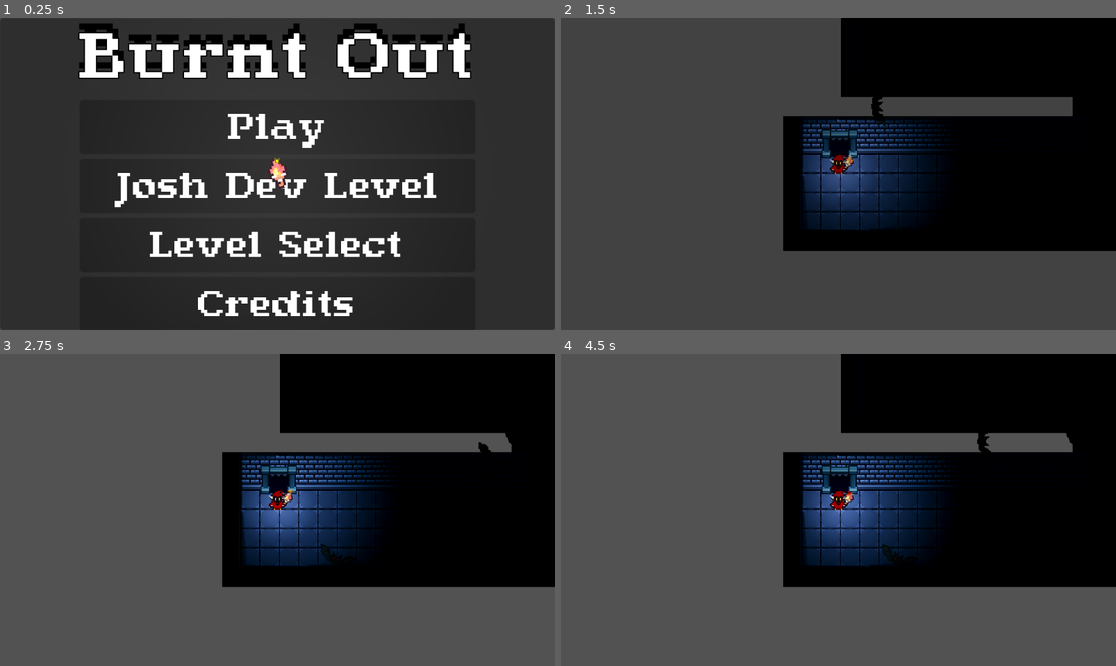
Above: before the commit, frames 1-4 (two rows, left to right).
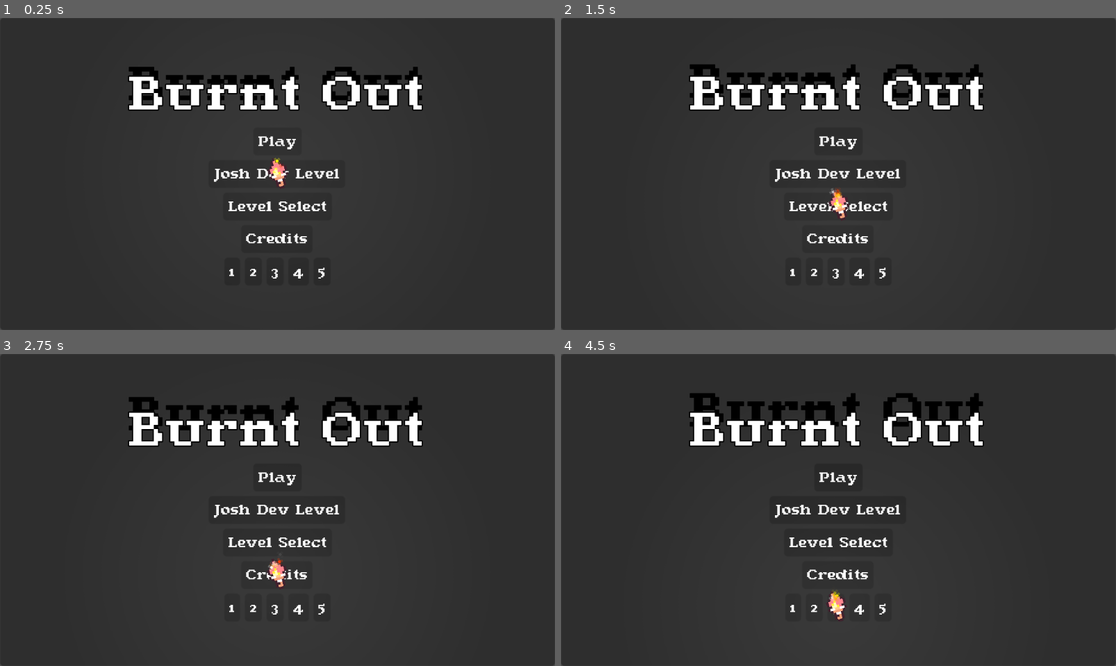
Above: after the commit, the same moments.

Repository: Utilityman/ZenoJam1
Game: Godot game, scene res://main.tscn
Two runs of this game, one before a commit and one after it. Both use one fixed random seed, a clock stepped at 60 frames per second and the inputs below. Sound files missing from this copy of the repository are replaced by a short silence.
Inputs (mouse positions are in pixels of both pictures, inside the frame that each line leads up to):
- Up to frame 1 (0.25 s): no input
- Up to frame 2 (1.5 s): click "Josh Dev Level" at 0.5 s; click (838, 205) at 1.25 s, where only the run after the commit has a clickable "Level Select"
- Up to frame 3 (2.75 s): click (277, 575) at 2 s, where only the run after the commit has a clickable "Credits"
- Up to frame 4 (4.5 s): click (794, 606) at 2.75 s, where only the run after the commit has a clickable "1"; click (816, 606) at 3.5 s, where only the run after the commit has a clickable "2"; click (838, 606) at 4.25 s, where only the run after the commit has a clickable "3"

The runs differ from the first frame. In frame 1, 16% of the frame differs, in the area x 14-85%, y 1-96%; in frame 2, 41%; in frame 3, 99%, in the area x 0-100%, y 0-100%; in frame 4, 99%.

Commit message:
main menu stuffs

Diff:
--- /dev/null
+++ b/level_select_button.gd
@@ -0,0 +1,15 @@
+class_name LevelSelectButton extends Button
+
+@export var level_to_load: PackedScene
+
+# Called when the node enters the scene tree for the first time.
+func _ready() -> void:
+	pressed.connect(_on_button_pressed)
+
+func _on_button_pressed ():
+	if level_to_load: SceneTransition.change_scene(level_to_load)
+
+
+# Called every frame. 'delta' is the elapsed time since the previous frame.
+func _process(delta: float) -> void:
+	pass
--- a/main.tscn
+++ b/main.tscn
@@ -29,6 +29,98 @@
 grow_horizontal = 2
 grow_vertical = 2
 
+[node name="MainAnchor" type="VBoxContainer" parent="Panel"]
+layout_mode = 1
+anchors_preset = 8
+anchor_left = 0.5
+anchor_top = 0.5
+anchor_right = 0.5
+anchor_bottom = 0.5
+offset_left = -20.0
+offset_top = -20.0
+offset_right = 20.0
+offset_bottom = 20.0
+grow_horizontal = 2
+grow_vertical = 2
+
+[node name="TitleLabel" type="Label" parent="Panel/MainAnchor"]
+unique_name_in_owner = true
+layout_mode = 2
+theme_override_colors/font_shadow_color = Color(0, 0, 0, 1)
+theme_override_colors/font_outline_color = Color(0, 0, 0, 1)
+theme_override_constants/shadow_offset_x = -4
+theme_override_constants/shadow_offset_y = -4
+theme_override_constants/outline_size = 4
+theme_override_font_sizes/font_size = 48
+text = "Burnt Out"
+horizontal_alignment = 1
+vertical_alignment = 1
+
+[node name="CoreMenu" type="VBoxContainer" parent="Panel/MainAnchor"]
+layout_mode = 2
+
+[node name="PlayButton" type="Button" parent="Panel/MainAnchor/CoreMenu"]
+unique_name_in_owner = true
+layout_mode = 2
+size_flags_horizontal = 4
+theme_override_font_sizes/font_size = 14
+text = "Play"
+
+[node name="JoshLevel" type="Button" parent="Panel/MainAnchor/CoreMenu"]
+unique_name_in_owner = true
+layout_mode = 2
+size_flags_horizontal = 4
+theme_override_font_sizes/font_size = 14
+text = "Josh Dev Level"
+
+[node name="LevelSelect" type="Button" parent="Panel/MainAnchor/CoreMenu"]
+layout_mode = 2
+size_flags_horizontal = 4
+theme_override_font_sizes/font_size = 14
+text = "Level Select"
+
+[node name="CreditsButton" type="Button" parent="Panel/MainAnchor/CoreMenu"]
+layout_mode = 2
+size_flags_horizontal = 4
+theme_override_font_sizes/font_size = 14
+text = "Credits"
+
+[node name="LevelSelect" type="VBoxContainer" parent="Panel/MainAnchor"]
+layout_mode = 2
+size_flags_horizontal = 4
+
+[node name="HBoxContainer" type="HBoxContainer" parent="Panel/MainAnchor/LevelSelect"]
+layout_mode = 2
+
+[node name="Level1" type="Button" parent="Panel/MainAnchor/LevelSelect/HBoxContainer"]
+layout_mode = 2
+theme_override_font_sizes/font_size = 14
+text = "1
+"
+
+[node name="Level2" type="Button" parent="Panel/MainAnchor/LevelSelect/HBoxContainer"]
+layout_mode = 2
+theme_override_font_sizes/font_size = 14
+text = "2
+"
+
+[node name="Level3" type="Button" parent="Panel/MainAnchor/LevelSelect/HBoxContainer"]
+layout_mode = 2
+theme_override_font_sizes/font_size = 14
+text = "3
+"
+
+[node name="Level4" type="Button" parent="Panel/MainAnchor/LevelSelect/HBoxContainer"]
+layout_mode = 2
+theme_override_font_sizes/font_size = 14
+text = "4"
+
+[node name="Level5" type="Button" parent="Panel/MainAnchor/LevelSelect/HBoxContainer"]
+layout_mode = 2
+theme_override_font_sizes/font_size = 14
+text = "5
+"
+
 [node name="MarginContainer" type="MarginContainer" parent="Panel"]
 layout_mode = 1
 anchors_preset = 8
@@ -47,40 +139,6 @@
 theme_override_constants/margin_right = 100
 theme_override_constants/margin_bottom = 100
 
-[node name="HBoxContainer" type="VBoxContainer" parent="Panel/MarginContainer"]
-layout_mode = 2
-
-[node name="TitleLabel" type="Label" parent="Panel/MarginContainer/HBoxContainer"]
-unique_name_in_owner = true
-layout_mode = 2
-theme_override_colors/font_shadow_color = Color(0, 0, 0, 1)
-theme_override_colors/font_outline_color = Color(0, 0, 0, 1)
-theme_override_constants/shadow_offset_x = -4
-theme_override_constants/shadow_offset_y = -4
-theme_override_constants/outline_size = 4
-theme_override_font_sizes/font_size = 64
-text = "Burnt Out"
-horizontal_alignment = 1
-vertical_alignment = 1
-
-[node name="PlayButton" type="Button" parent="Panel/MarginContainer/HBoxContainer"]
-unique_name_in_owner = true
-layout_mode = 2
-text = "Play"
-
-[node name="JoshLevel" type="Button" parent="Panel/MarginContainer/HBoxContainer"]
-unique_name_in_owner = true
-layout_mode = 2
-text = "Josh Dev Level"
-
-[node name="LevelSelect" type="Button" parent="Panel/MarginContainer/HBoxContainer"]
-layout_mode = 2
-text = "Level Select"
-
-[node name="CreditsButton" type="Button" parent="Panel/MarginContainer/HBoxContainer"]
-layout_mode = 2
-text = "Credits"
-
 [node name="Torch" parent="." instance=ExtResource("5_tjywn")]
 position = Vector2(569, 366)
 rotation = -0.261799
Not shown, removed: README.txt
Not shown, changed: .gitignore
Not shown, added: README.md
